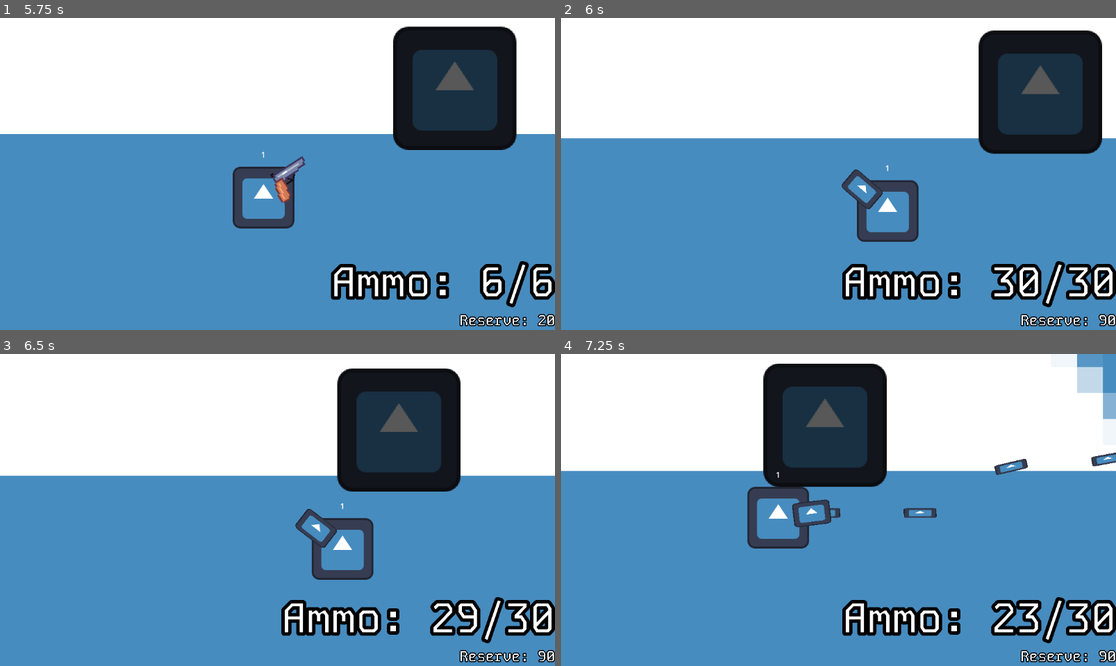
Above: before the commit, frames 1-4 (two rows, left to right).
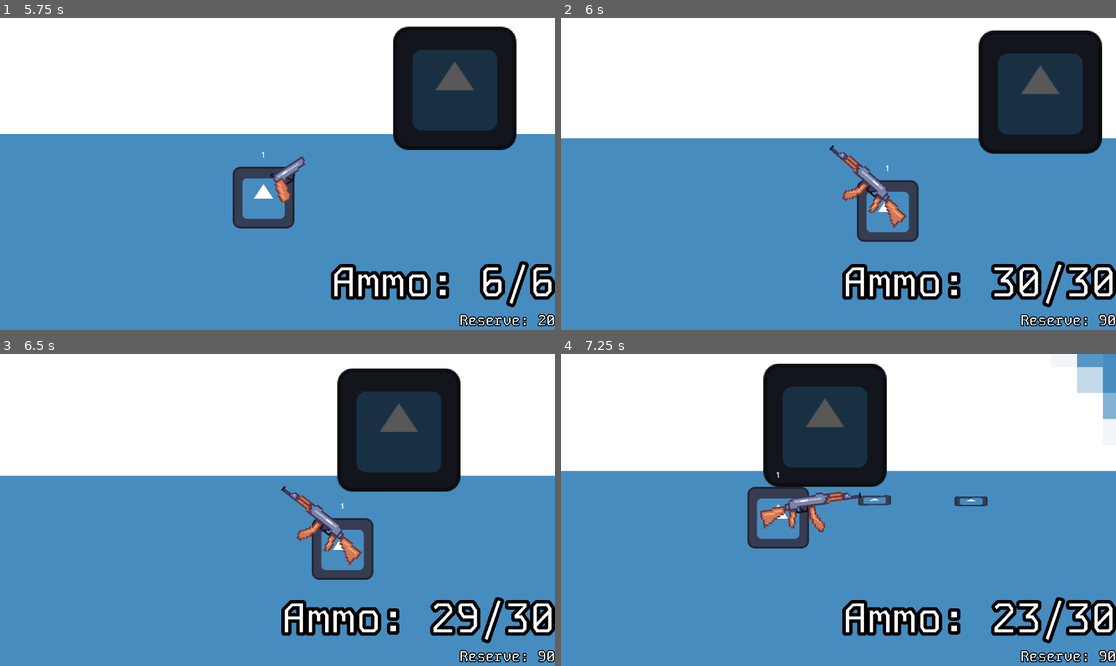
Above: after the commit, the same moments.

Repository: Shuflduf/MultiMurder
Game: Godot game, scene res://scenes/main_menu.tscn
The game is run twice, just before and just after one commit, with the same random seed, the same clock (stepped at 60 frames per second) and the same inputs. The engine's default icon, where the game draws it, is replaced by a stand-in: a white triangle on a blue panel in a dark square.
Inputs (mouse positions are in pixels of both pictures, inside the frame that each line leads up to):
- Up to frame 1 (5.75 s): move the mouse to (399, 158) at 0.52 s; press the mouse at (399, 158) at 0.53 s; hold D (right) 0.53-1.28 s; move the mouse to (166, 189) at 1.27 s; release the mouse at (166, 189) at 1.28 s; hold S (down) 1.28-2.03 s; click (166, 189) at 1.35 s; move the mouse to (333, 105) at 2.02 s; hold D (right) 2.03-2.78 s; hold 1 (switch_1) 2.03-2.78 s; click (333, 105) at 2.3 s; move the mouse to (249, 236) at 2.77 s; hold W (up) 2.78-3.53 s; tap 2 (switch_2) at 2.85 s; click (249, 236) at 3.05 s; move the mouse to (444, 220) at 3.52 s; press the mouse at (444, 220) at 3.53 s; hold A (left) 3.53-5.03 s; move the mouse to (111, 127) at 4.27 s; release the mouse at (111, 127) at 4.28 s; click (111, 127) at 4.35 s; move the mouse to (305, 174) at 5.02 s; hold S (down) from 5.03 s (still down); hold 1 (switch_1) from 5.03 s (still down); click (305, 174) at 5.3 s
- Up to frame 2 (6 s): move the mouse to (755, 96) at 5.77 s; release S (down) at 5.78 s; release 1 (switch_1) at 5.78 s; hold D (right) from 5.78 s (still down); tap 2 (switch_2) at 5.85 s
- Up to frame 3 (6.5 s): keep holding D (right); click (194, 432) at 6.05 s
- Up to frame 4 (7.25 s): move the mouse to (960, 494) at 6.52 s; release D (right) at 6.53 s; press the mouse at (960, 494) at 6.53 s; hold W (up) from 6.53 s (still down)

Frame 1 is identical in both runs. In frame 2, 1.0% of the frame differs, in the area x 48-63%, y 40-68%; in frame 3, 1.0%; in frame 4, 1.7%, in the area x 35-100%, y 31-58%.

Commit message:
new ak sprite

Diff:
--- a/scenes/guns/ak.tscn
+++ b/scenes/guns/ak.tscn
@@ -1,7 +1,8 @@
-[gd_scene load_steps=3 format=3 uid="uid://b4321xovw1xhi"]
+[gd_scene load_steps=4 format=3 uid="uid://b4321xovw1xhi"]
 
 [ext_resource type="PackedScene" uid="uid://30bi6olkqfgu" path="res://scenes/guns/base_gun.tscn" id="1_ffu0d"]
 [ext_resource type="Script" path="res://scripts/guns/ak.gd" id="2_j1cnl"]
+[ext_resource type="Texture2D" uid="uid://kbvrgycnyps0" path="res://assets/sprites/ak.png" id="3_nknv2"]
 
 [node name="AK" instance=ExtResource("1_ffu0d")]
 script = ExtResource("2_j1cnl")
@@ -10,3 +11,11 @@
 clip = 30
 reserve = 90
 automatic = true
+
+[node name="Sprite2D" parent="barrel" index="0"]
+scale = Vector2(3.72727, 3.72727)
+texture = ExtResource("3_nknv2")
+flip_h = true
+
+[node name="BulletPoint" parent="barrel" index="1"]
+position = Vector2(106, -24)
--- a/scripts/guns/base_gun.gd
+++ b/scripts/guns/base_gun.gd
@@ -35,15 +35,18 @@
 	ammo = clip
 
 func shoot():
+
+	#spawn_bullet(bullet, barrel.global_transform.translated_local(offset))
+	ammo -= 1
+
+func spawn_bullet(new_bullet: PackedScene, bullet_transform: Transform2D):
 	var offset = bullet_point.position
 	if sprite.flip_v:
 		offset *= Vector2.UP
-	spawn_bullet(bullet, barrel.global_transform.translated_local(offset))
-	ammo -= 1
 
-func spawn_bullet(new_bullet: PackedScene, bullet_transform):
 	var main_scene = get_tree().root.find_child("Main", true, false)
-	main_scene.rpc("add_bullet", new_bullet.get_path(), bullet_transform)
+	main_scene.rpc("add_bullet", new_bullet.get_path(), \
+		bullet_transform.translated_local(offset))
 
 func _process(delta: float) -> void:
 	if !player.synchronizer.is_multiplayer_authority():
Binary file added: assets/sprites/ak.aseprite
Binary file added: assets/sprites/ak.png
Not shown, added: assets/sprites/ak.png.import
